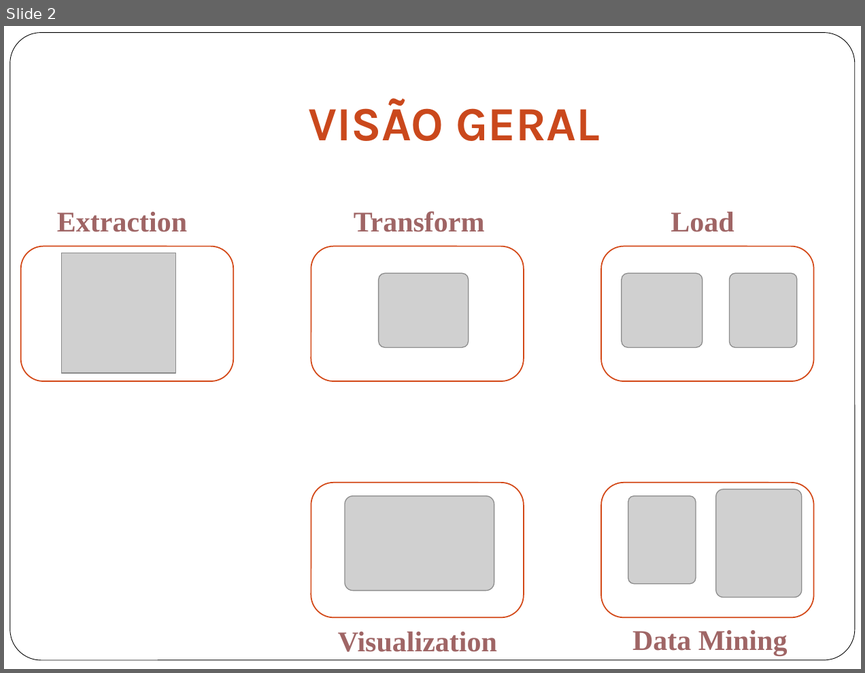
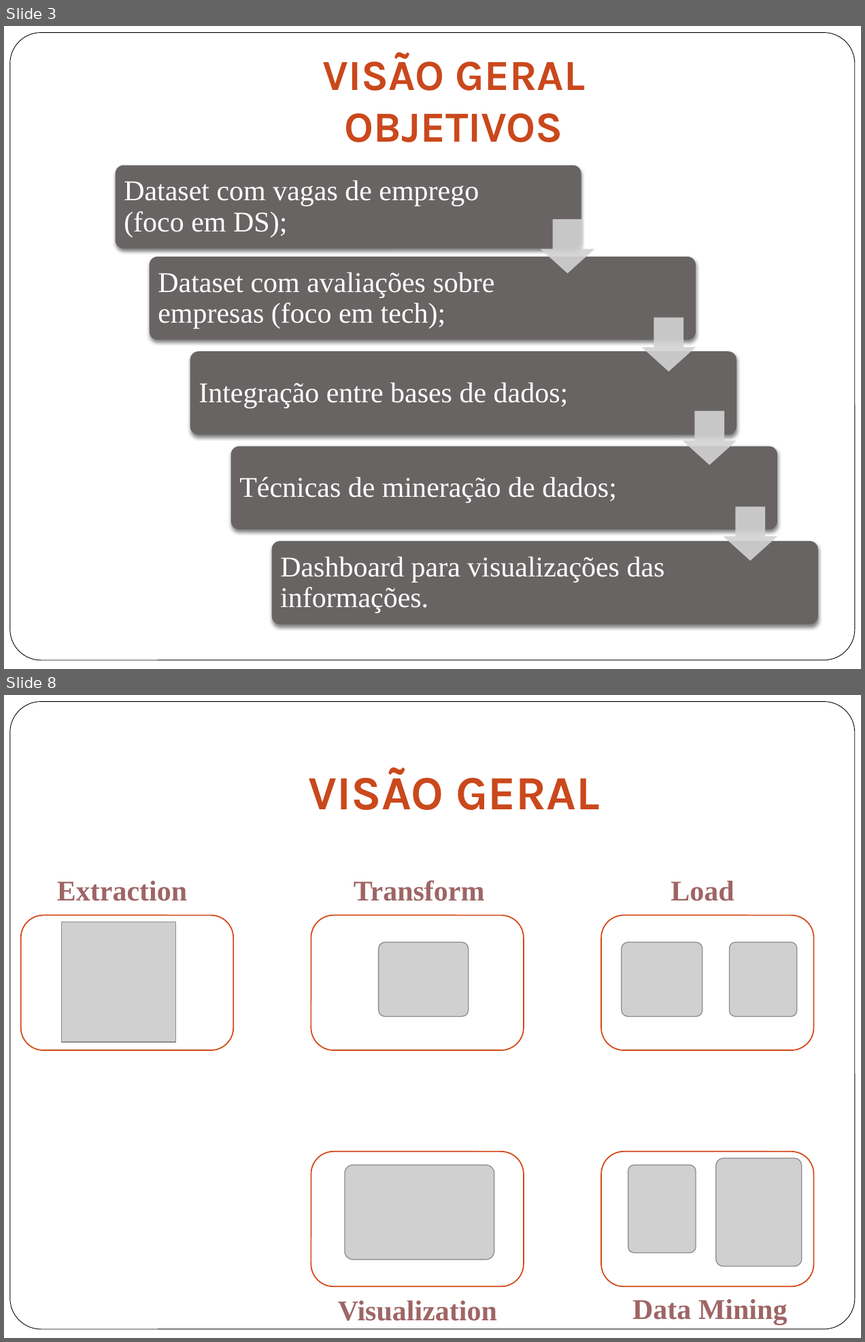
Before and after one commit to gabriellimagomes15/dsa, a slide deck: Apresentacao.pptx. Shown one above the other, each under a label of ours: slide 2 before the commit, slides 3 and 8 after it; the slides between them are not shown. The pictures are 865x673 and 865x1342 pixels, drawn with LibreOffice and Linux fonts; fonts in the diff are those of the drawing; grey boxes stand for pictures; background and template pictures are left out. Boxes give left, top, right and bottom in pixels: in the first picture for what was removed or moved away, otherwise in the second. Text is boxed around its words. In the diff, an @@ line names an element or a change of style, - is before the commit and + after.

```diff
--- a/Apresentacao.pptx
+++ b/Apresentacao.pptx
@@ slide 3 added at (4, 26, 861, 669), background #FFFFFF; not listed: 1 template element that a slide beside it also shows @@
@@ title added at (322, 52, 585, 142), 36 pt, text gradient #622410 to #CA481C to #BC431A, bold @@
+VISÃO GERAL
+OBJETIVOS
@@ group added at (116, 165, 818, 624): 5 rounded rectangles, 5 texts, 4 down arrows @@
+Dataset com vagas de emprego (foco em DS);
+Dataset com avaliações sobre empresas (foco em tech);
+Integração entre bases de dados;
+Técnicas de mineração de dados;
+Dashboard para visualizações das informações.
@@ what was slide 2 is now slide 8 @@
```
Also in this commit, not shown: 7 slides changed, 13 other slides added.
